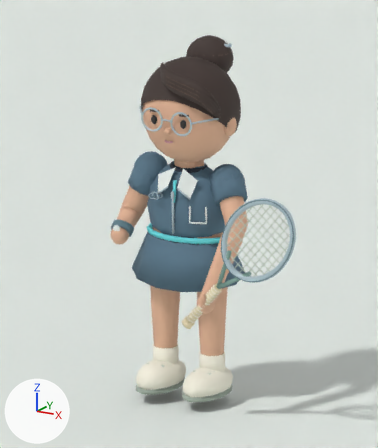
Two versions of the Blender file versions/v3/assets/blender/lulu.blend, one commit apart.
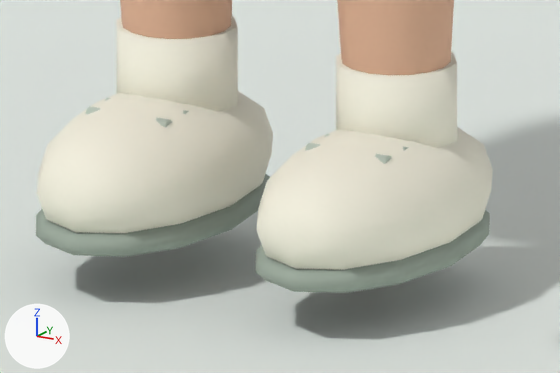
The first picture shows the older version from the file's camera 'Preview_Camera'. The close-ups show the older and then the newer version on the part from 34% to 65% of the width and 76% to 94% of the height of that picture. Only the edits that show in the close-ups are written down. Arrows for +X, +Y and +Z are at lower left; the lights stay in place.

Names of what the first close-up shows: 'Lulu_Body', 'Preview_Floor'.
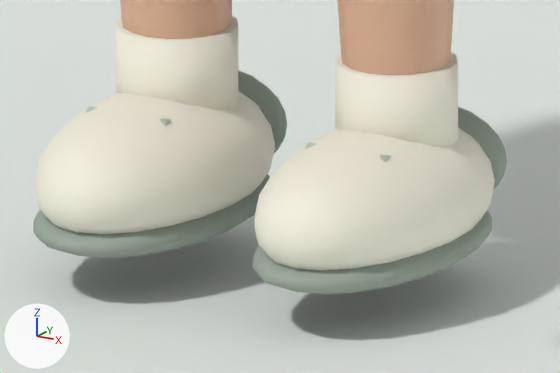
The change, as JSON lines over the scene's bpy script:
```json
{"block": "me_sphere", "where": "# used by ob_lulu_body; location = (0.0, 0.0, 1.13)"}
{"op": "remove", "block": "me_sphere", "code": "me_sphere.from_pydata(...)  # 4852 vertices, 4612 faces; spans x -0.44..0.99, y -0.52..0.24, z -1.12..0.89"}
{"op": "add", "block": "me_sphere", "code": "me_sphere.from_pydata(...)  # 8276 vertices, 7954 faces; spans x -0.44..0.99, y -0.52..0.24, z -1.12..0.89"}
{"block": "me_sphere", "change": "me_sphere part 1: a new loose piece, a UV sphere (20 segments, 12 rings, poles along z) spanning x -0.255..-0.065, y 0.075..0.145, z -1.065..-0.935, in mat_soles_sage (grey #9ca99c)"}
{"block": "me_sphere", "change": "me_sphere part 2: a new loose piece, a UV sphere (20 segments, 12 rings, poles along z) spanning x 0.065..0.255, y 0.075..0.145, z -1.065..-0.935, in mat_soles_sage (grey #9ca99c)"}
{"block": "me_sphere", "change": "me_sphere part 3: 8 vertices moved within x -0.27..0.27, y -0.07..-0.06, z -1.09..-0.85; 312 vertices removed from x -0.27..0.27, y -0.26..0.15, z -1.11..-0.85; 952 vertices added at x -0.28..0.28, y -0.27..0.16, z -1.11..-0.85"}
{"block": "me_sphere", "change": "other edits to the shape of me_sphere do not show in these pictures"}
```

Location of each change, [x1, y1, x2, y2] in pixels of the close-ups (560 x 373 px):
```json
{"object": "Lulu_Body", "change": "reshaped", "before": [36, 0, 493, 293], "after": [33, 0, 507, 294]}
{"part": 1, "of": "me_sphere", "change": "added", "after": [238, 70, 287, 153]}
{"part": 2, "of": "me_sphere", "change": "added", "after": [458, 107, 507, 190]}
{"part": 3, "of": "me_sphere", "change": "built on", "before": [36, 16, 493, 293], "after": [33, 16, 495, 294]}
```
